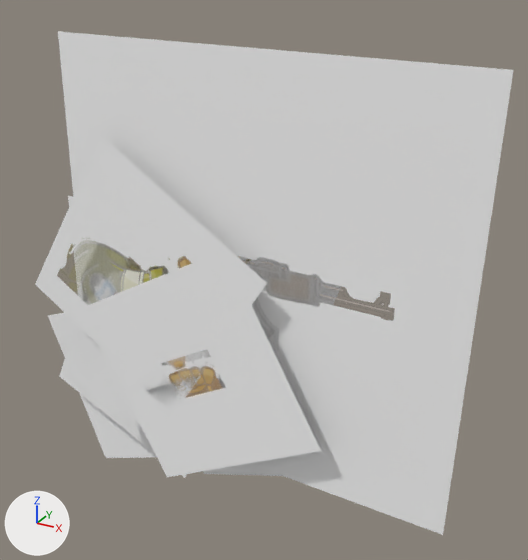
Two versions of the FBX model Donbass Roulette/Assets/Project/Animations/Units/Unit@WalkingRPG.fbx, one commit apart.
Camera for both pictures: a camera (50 mm lens) standing at (0.0201, -0.0279, 0.0247) and looking at (0.0037, 0.002, 0.0097). Every picture has the same lights, and +X, +Y and +Z are marked at lower left. Where no turn or scale is listed for an object, it has been applied to the vertices.

The older version as bpy lines, for what is in view:
```python
mat_m_gun = bpy.data.materials.new('M_Gun')
mat_m_gun.use_nodes = True; mat_m_gun.node_tree.nodes.clear()
_N = mat_m_gun.node_tree.nodes; _L = mat_m_gun.node_tree.links
n0 = _N.new('ShaderNodeBsdfPrincipled'); n0.name = 'Principled BSDF'
n1 = _N.new('ShaderNodeOutputMaterial'); n1.name = 'Material Output'
n2 = _N.new('ShaderNodeTexImage'); n2.name = 'Image Texture'
n2.image = img_weapon_ak01_png
n3 = _N.new('ShaderNodeTexImage'); n3.name = 'Image Texture.001'
n3.image = img_weapon_ak01_png
_L.new(n2.outputs[0], n0.inputs[0])  # 'Color' to 'Base Color'
_L.new(n3.outputs[0], n0.inputs[4])  # 'Color' to 'Alpha'
_L.new(n0.outputs[0], n1.inputs[0])  # 'BSDF' to 'Surface'
me_mesh_004 = bpy.data.meshes.new('Mesh.004')
me_mesh_004.from_pydata(...)  # 4 vertices, 1 face; spans x -0.00594..0.00594, y 0.0, z -0.00594..0.00594
me_mesh_004.materials.append(mat_m_rebelmedic01_l_leg)
me_mesh_007 = bpy.data.meshes.new('Mesh.007')
me_mesh_007.from_pydata(...)  # 4 vertices, 1 face; spans x -0.0102..0.0102, y 0.0, z -0.0102..0.0102
me_mesh_007.materials.append(mat_m_gun)
me_mesh_010 = bpy.data.meshes.new('Mesh.010')
me_mesh_010.from_pydata(...)  # 4 vertices, 1 face; spans x -0.5..0.5, y -0.5..0.5, z 0.0
me_mesh_010.materials.append(mat_m_rebelmedic01_l_hand)
ob_gun = bpy.data.objects.new('Gun', me_mesh_007)
ob_gun.location = (0.00513, -0.002, 0.0115)
ob_rebelmedic01_l_hand = bpy.data.objects.new('RebelMedic01_L_Hand', me_mesh_010)
ob_rebelmedic01_l_hand.location = (0.00259, -0.003, 0.00644)
ob_rebelmedic01_l_hand.rotation_euler = (1.571, -0.505, 0.0)  # degrees (90, -29, 0)
ob_rebelmedic01_l_hand.scale = (0.01, 0.01, 0.01)
ob_rebelmedic01_l_leg = bpy.data.objects.new('RebelMedic01_L_Leg', me_mesh_004)
ob_rebelmedic01_l_leg.location = (0.00073, 0.002, 0.00357)
# also in view: 'RebelMedic01_R_Arm' at (-0.0003, -0.003, 0.0106); 'RebelMedic01_R_Leg' at (-0.0029, 0.0, 0.0037); 'RebelMedic01_L_Arm' at (0.0015, 0.004, 0.0085); 'RebelMedic01_Bodyback' at (0.0, 0.003, 0.0084); 'RebelMedic01_R_Foot' at (-0.0044, 0.001, 0.0017)
```
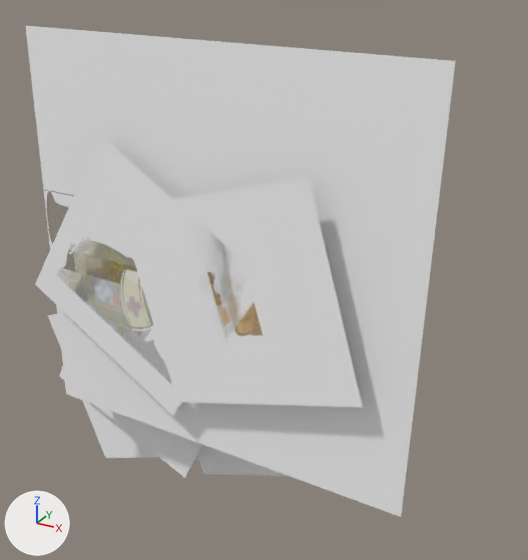
Where the change shows, as pixel boxes (x1, y1, x2, y2) in the pictures (528 x 560 px):
'Gun', moved
    before: (58, 31, 514, 535)
    after: (26, 26, 455, 517)
'RebelMedic01_L_Hand', moved, turned
    before: (80, 250, 321, 477)
    after: (118, 177, 362, 407)

Edits to the bpy script that builds the scene:
```text
Add img_weapon_rpg01_png:
    img_weapon_rpg01_png = load_image('Weapon_RPG01.png', '../../Characters/Weapons/Weapon_RPG01.png', 1024, 1024, 'Non-Color')
Change mat_m_gun:
    where n2 = _N.new('ShaderNodeTexImage'); n2.name = 'Image Texture'
    n2.image: img_weapon_ak01_png -> img_weapon_rpg01_png
    where n3 = _N.new('ShaderNodeTexImage'); n3.name = 'Image Texture.001'
    n3.image: img_weapon_ak01_png -> img_weapon_rpg01_png
Change ob_rebelmedic01_l_hand:
    ob_rebelmedic01_l_hand.location: (0.00259, -0.003, 0.00644) -> (0.00499, -0.003, 0.0108)
    ob_rebelmedic01_l_hand.rotation_euler: (1.571, -0.505, 0.0) -> (1.571, -1.851, 0.0)  # degrees (90, -29, 0) -> degrees (90, -106, 0)
Change ob_gun:
    ob_gun.location: (0.00513, -0.002, 0.0115) -> (0.00318, -0.002, 0.01168)
```
